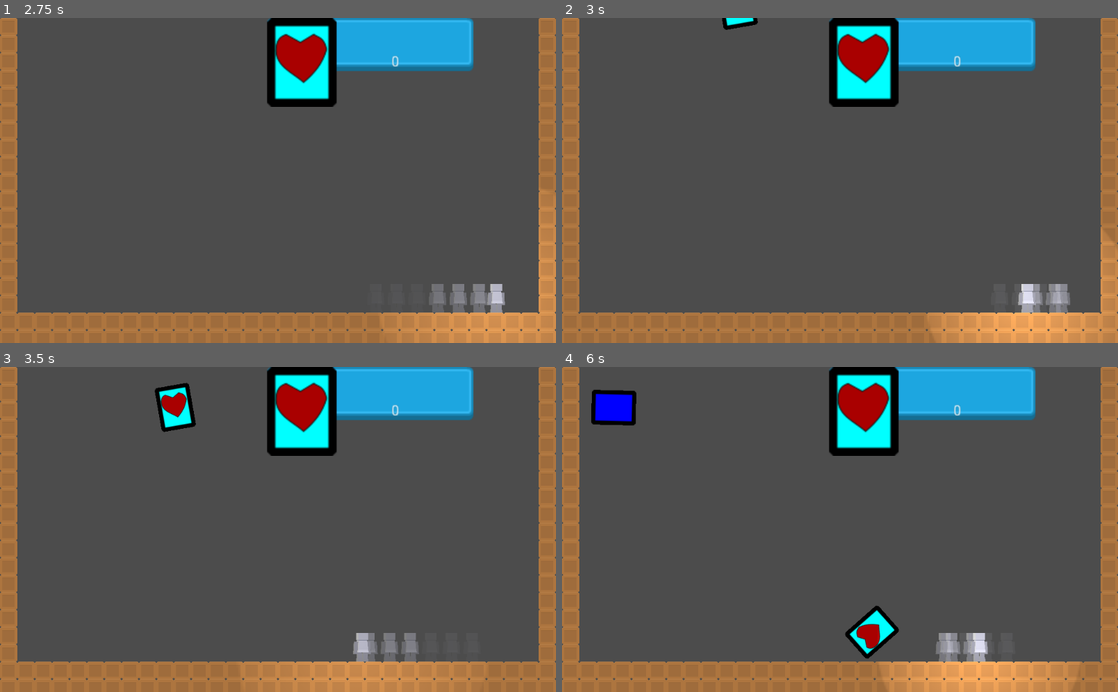
Above: before the commit, frames 1-4 (two rows, left to right).
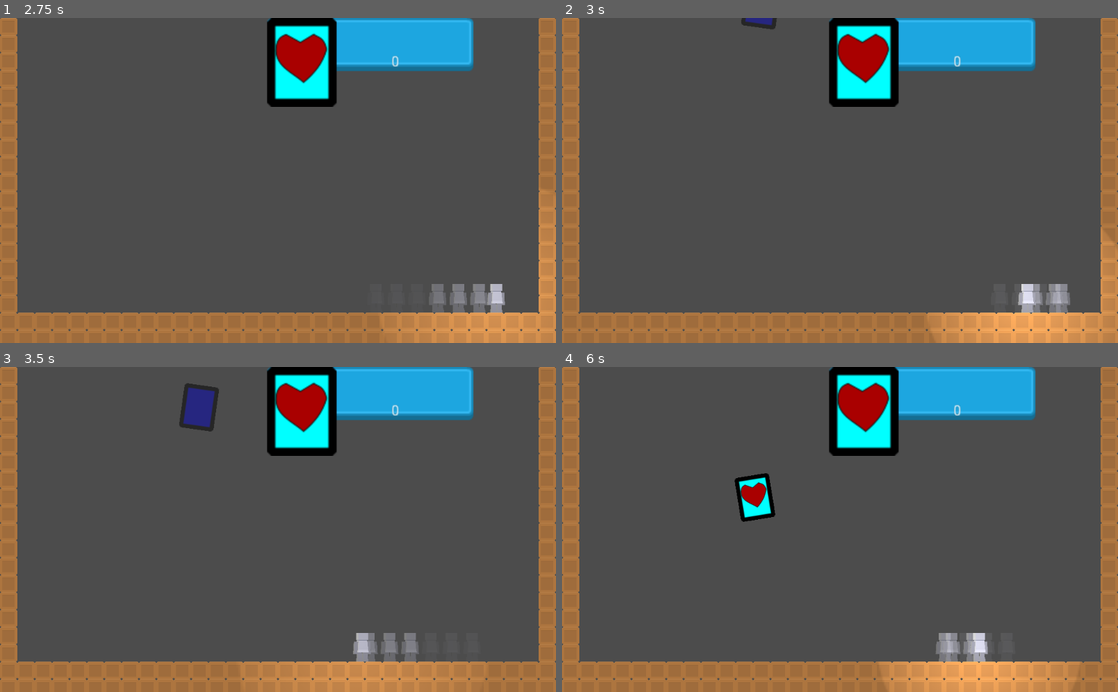
Above: after the commit, the same moments.

Repository: The-Godot-Jamers/LD42
Game: Godot game, scene res://scenes/startup.tscn
Two runs of this game, one before a commit and one after it. Both use one fixed random seed, a clock stepped at 60 frames per second and the inputs below.
Inputs:
- Up to frame 1 (2.75 s): click "Start" at 0.5 s; tap Enter (ui_accept) at 1.25, 1.52, 2.27 s; hold Right (ui_right) from 1.28 s (still down)
- Up to frame 2 (3 s): release Right (ui_right) at 2.78 s; hold Left (ui_left) from 2.78 s (still down)
- Up to frame 3 (3.5 s): keep holding Left (ui_left)
- Up to frame 4 (6 s): release Left (ui_left) at 3.53 s; hold Right (ui_right) 3.53-5.03 s; tap Enter (ui_accept) at 3.77, 4.52, 5.27 s; hold Left (ui_left) 5.03-5.78 s; hold Right (ui_right) from 5.78 s (still down)

Frame 1 is identical in both runs. In frame 2, 0.3% of the frame differs, in the area x 28-39%, y 0-4%; in frame 3, 1.4%; in frame 4, 2.6%, in the area x 5-61%, y 7-90%.

Commit message:
renaming

Diff:
--- a/scenes/container.tscn
+++ b/scenes/level1.tscn
@@ -1,14 +1,14 @@
 [gd_scene load_steps=4 format=2]
 
-[ext_resource path="res://scripts/container.gd" type="Script" id=1]
+[ext_resource path="res://scripts/level1.gd" type="Script" id=1]
 [ext_resource path="res://scenes/Player.tscn" type="PackedScene" id=2]
 [ext_resource path="res://tilesets/tiles.tres" type="TileSet" id=3]
 
-[node name="container" type="Node" index="0"]
+[node name="level1" type="Node" index="0"]
 
 script = ExtResource( 1 )
-game_xpos_min = 50
-game_xpos_max = 820
+game_xpos_min = 35
+game_xpos_max = 735
 time_scale = 0.1
 
 [node name="Player" parent="." index="0" instance=ExtResource( 2 )]
--- a/scripts/Globals.gd
+++ b/scripts/Globals.gd
@@ -24,4 +24,4 @@
 
 func start():
 	score = 0
-	get_tree().change_scene_to(load("res://scenes/container.tscn"))
+	get_tree().change_scene_to(load("res://scenes/level1.tscn"))
Renamed: scripts/container.gd -> scripts/level1.gd
